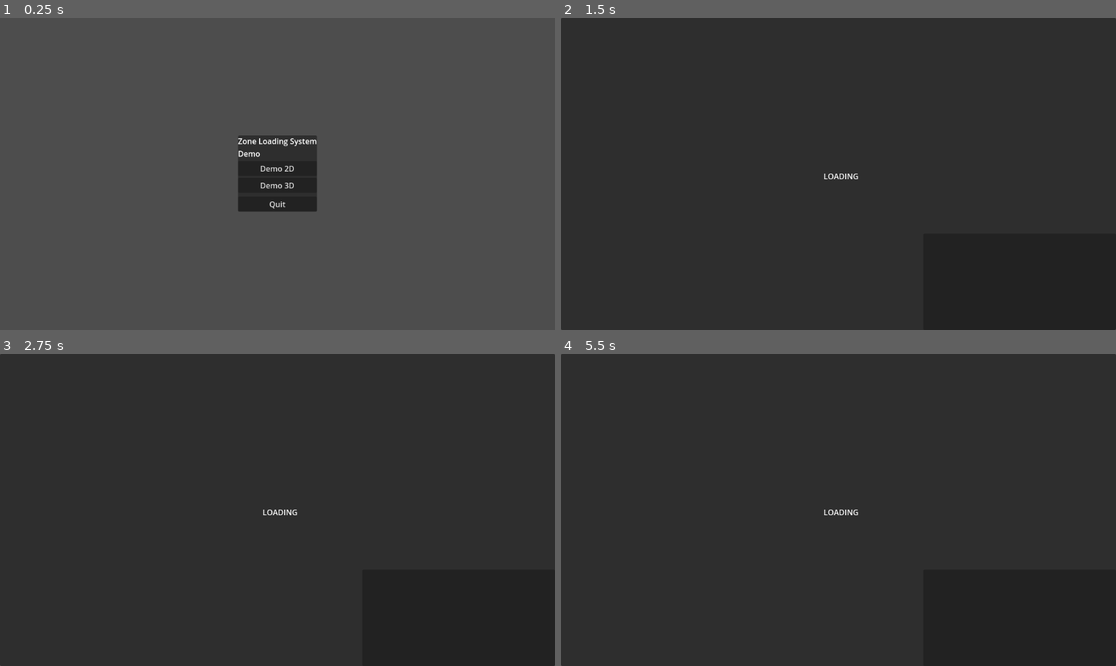
Above: before the commit, frames 1-4 (two rows, left to right).
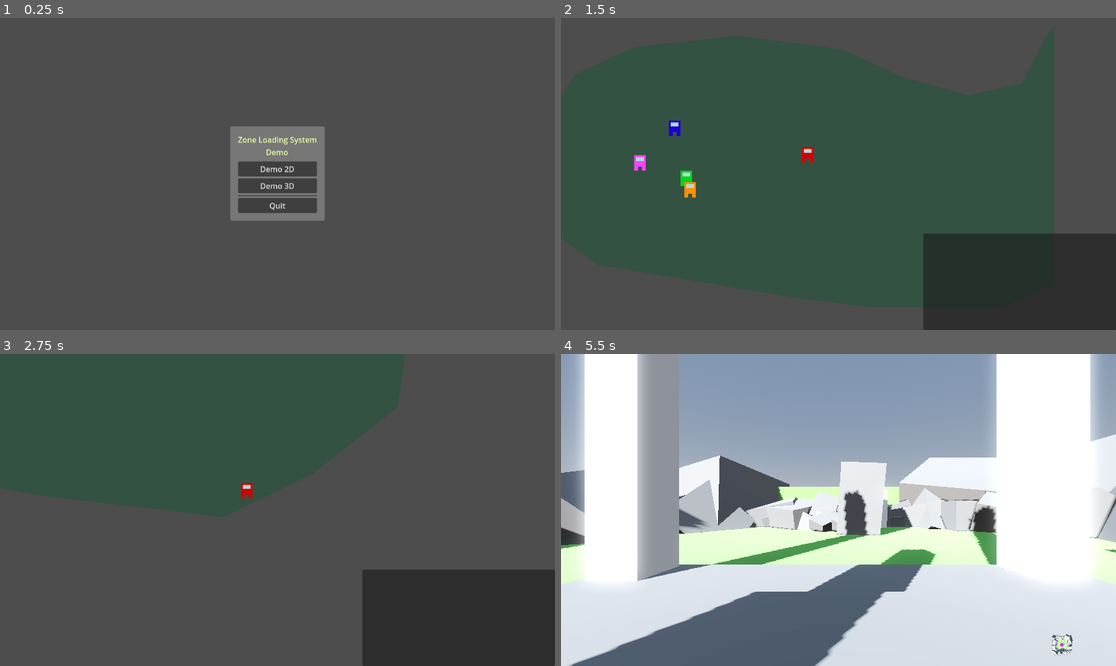
Above: after the commit, the same moments.

Repository: Yogoda/ZoneLoadingSystem
Game: Godot game, scene res://demo/menu.tscn
The game is run twice, just before and just after one commit, with the same random seed, the same clock (stepped at 60 frames per second) and the same inputs.
Inputs (mouse positions are in pixels of both pictures, inside the frame that each line leads up to):
- Up to frame 1 (0.25 s): no input
- Up to frame 2 (1.5 s): click "Demo 2D" at 0.5 s; tap Enter (ui_accept) at 1.25 s; move the mouse to (960, 158) at 1.27 s; hold Right (ui_right) from 1.28 s (still down); hold Shift from 1.28 s (still down)
- Up to frame 3 (2.75 s): tap Enter (ui_accept) at 1.52, 2.27 s; move the mouse to (166, 525) at 2.02 s; release Right (ui_right) at 2.03 s; release Shift at 2.03 s; hold Down (ui_down) from 2.03 s (still down); tap Shift at 2.1 s
- Up to frame 4 (5.5 s): move the mouse to (894, 441) at 2.77 s; release Down (ui_down) at 2.78 s; hold Right (ui_right) 2.78-3.53 s; hold Shift 2.78-3.53 s; move the mouse to (810, 572) at 3.52 s; hold Up (ui_up) 3.53-4.28 s; tap Shift at 3.6 s; tap Enter (ui_accept) at 3.77, 4.52 s; move the mouse to (1005, 556) at 4.27 s; hold Left (ui_left) 4.28-5 s; hold Shift 4.28-5 s; tap Escape at 4.9 s; click (838, 522) at 5 s, where only the run after the commit has a clickable "Demo 3D"

The runs differ from the first frame. In frame 1, 4.8% of the frame differs, in the area x 41-59%, y 34-66%; in frame 2, 89%; in frame 3, 89%; in frame 4, 99%, in the area x 0-100%, y 0-100%.
Error before the commit: Parse Error: Identifier "unused_parameter" not declared in the current scope. (res://scripts/world.gd:49)

Commit message:
update Demo 3D

Diff:
--- a/demo/3d/demo_3d.tscn
+++ b/demo/3d/demo_3d.tscn
@@ -33,7 +33,7 @@
 [node name="World3D" parent="." instance=ExtResource("1")]
 
 [node name="MiniMap" type="SubViewportContainer" parent="."]
-anchors_preset = 3
+layout_mode = 0
 anchor_left = 1.0
 anchor_top = 1.0
 anchor_right = 1.0
@@ -50,19 +50,19 @@
 render_target_update_mode = 4
 
 [node name="Camera3D" type="Camera3D" parent="MiniMap/SubViewport"]
-transform = Transform3D(1, 0, 0, 0, -1.62921e-07, 1, 0, -1, -1.62921e-07, 35.8958, 93.3085, -163.976)
+transform = Transform3D(1, 0, 0, 0, -1.62921e-07, 1, 0, -1, -1.62921e-07, 35.8958, 364.227, -163.976)
 projection = 1
 size = 585.91
 
 [node name="LoadingScreen" type="Panel" parent="."]
-anchors_preset = 15
+layout_mode = 0
 anchor_right = 1.0
 anchor_bottom = 1.0
 grow_horizontal = 2
 grow_vertical = 2
 
 [node name="Label" type="Label" parent="LoadingScreen"]
-anchors_preset = 8
+layout_mode = 0
 anchor_left = 0.5
 anchor_top = 0.5
 anchor_right = 0.5
--- a/demo/3d/player_3d.tscn
+++ b/demo/3d/player_3d.tscn
@@ -1,6 +1,4 @@
-[gd_scene load_steps=6 format=3 uid="uid://cbrbf8fobi4wj"]
-
-[ext_resource type="Environment" uid="uid://52a2cttutger" path="res://demo/3d/resources/environment.tres" id="1"]
+[gd_scene load_steps=7 format=3 uid="uid://cbrbf8fobi4wj"]
 
 [sub_resource type="GDScript" id="1"]
 script/source = "extends CharacterBody3D
@@ -72,6 +70,12 @@
 [sub_resource type="BoxShape3D" id="3"]
 size = Vector3(30.131, 38.3604, 32.0726)
 
+[sub_resource type="SphereMesh" id="SphereMesh_5gxgs"]
+
+[sub_resource type="StandardMaterial3D" id="StandardMaterial3D_fqo33"]
+shading_mode = 0
+albedo_color = Color(1, 0, 0.945098, 1)
+
 [node name="Player" type="CharacterBody3D"]
 transform = Transform3D(1, 0, 0, 0, 1, 0, 0, 0, 1, 0, 0.998517, 0)
 script = SubResource("1")
@@ -86,13 +90,19 @@
 [node name="Camera3D" type="Camera3D" parent="."]
 transform = Transform3D(1, 0, 0, 0, 1, 0, 0, 0, 1, 0, 1, 0)
 cull_mask = 1048573
-environment = ExtResource("1")
 current = true
 far = 8192.0
 
 [node name="ZoneTrigger" type="Area3D" parent="Camera3D"]
 collision_layer = 32768
-collision_mask = 32768
+collision_mask = 0
 
 [node name="CollisionShape3D" type="CollisionShape3D" parent="Camera3D/ZoneTrigger"]
 shape = SubResource("3")
+
+[node name="MapMarker" type="MeshInstance3D" parent="."]
+transform = Transform3D(20, 0, 0, 0, 20, 0, 0, 0, 20, 0, 20, 0)
+layers = 2
+cast_shadow = 0
+mesh = SubResource("SphereMesh_5gxgs")
+surface_material_override/0 = SubResource("StandardMaterial3D_fqo33")
--- a/demo/3d/world_3d.tscn
+++ b/demo/3d/world_3d.tscn
@@ -1,9 +1,22 @@
-[gd_scene load_steps=10 format=3 uid="uid://fcrncph26c2e"]
+[gd_scene load_steps=13 format=3 uid="uid://fcrncph26c2e"]
 
 [ext_resource type="Script" path="res://scripts/zone_loader.gd" id="2"]
 [ext_resource type="Script" path="res://scripts/world.gd" id="3"]
 [ext_resource type="PackedScene" uid="uid://cbrbf8fobi4wj" path="res://demo/3d/player_3d.tscn" id="4"]
 [ext_resource type="Script" path="res://scripts/zone.gd" id="5"]
+
+[sub_resource type="ProceduralSkyMaterial" id="ProceduralSkyMaterial_ab8fl"]
+sky_horizon_color = Color(0.64625, 0.65575, 0.67075, 1)
+ground_horizon_color = Color(0.64625, 0.65575, 0.67075, 1)
+
+[sub_resource type="Sky" id="Sky_41vfc"]
+sky_material = SubResource("ProceduralSkyMaterial_ab8fl")
+
+[sub_resource type="Environment" id="Environment_fcqca"]
+background_mode = 2
+sky = SubResource("Sky_41vfc")
+tonemap_mode = 2
+glow_enabled = true
 
 [sub_resource type="BoxShape3D" id="1"]
 size = Vector3(168.859, 175.044, 188.55)
@@ -26,6 +39,9 @@
 script = ExtResource("3")
 player_scene = ExtResource("4")
 starting_zone = "Zone01"
+
+[node name="WorldEnvironment" type="WorldEnvironment" parent="."]
+environment = SubResource("Environment_fcqca")
 
 [node name="DirectionalLight3D" type="DirectionalLight3D" parent="."]
 transform = Transform3D(0.742589, 0.498052, -0.447779, -0.258248, 0.829808, 0.494698, 0.617956, -0.251719, 0.744828, 0, 31.8574, 0)
--- a/demo/menu.tscn
+++ b/demo/menu.tscn
@@ -30,6 +30,27 @@
 	get_tree().quit()
 "
 
+[sub_resource type="StyleBoxFlat" id="StyleBoxFlat_7ns33"]
+content_margin_left = 16.0
+content_margin_top = 16.0
+content_margin_right = 16.0
+content_margin_bottom = 16.0
+bg_color = Color(0.466667, 0.466667, 0.466667, 1)
+corner_radius_top_left = 4
+corner_radius_top_right = 4
+corner_radius_bottom_right = 4
+corner_radius_bottom_left = 4
+
+[sub_resource type="StyleBoxFlat" id="StyleBoxFlat_yrhps"]
+content_margin_bottom = 4.0
+bg_color = Color(0.466667, 0.466667, 0.466667, 1)
+
+[sub_resource type="LabelSettings" id="LabelSettings_y5vab"]
+font_color = Color(0.886275, 1, 0.635294, 1)
+
+[sub_resource type="StyleBoxFlat" id="StyleBoxFlat_bo0gp"]
+bg_color = Color(0.247059, 0.247059, 0.247059, 1)
+
 [node name="Control" type="CenterContainer"]
 anchors_preset = 15
 anchor_right = 1.0
@@ -41,48 +62,37 @@
 script = SubResource("1")
 
 [node name="Panel" type="PanelContainer" parent="."]
-offset_left = 494.0
-offset_top = 243.0
-offset_right = 658.0
-offset_bottom = 404.0
+layout_mode = 2
+theme_override_styles/panel = SubResource("StyleBoxFlat_7ns33")
 
 [node name="VBoxContainer" type="VBoxContainer" parent="Panel"]
-offset_right = 164.0
-offset_bottom = 161.0
+layout_mode = 2
 
-[node name="MarginContainer" type="MarginContainer" parent="Panel/VBoxContainer"]
-offset_right = 164.0
-offset_bottom = 52.0
-
-[node name="Label" type="Label" parent="Panel/VBoxContainer/MarginContainer"]
-offset_right = 164.0
-offset_bottom = 52.0
+[node name="Title" type="Label" parent="Panel/VBoxContainer"]
+layout_mode = 2
+theme_override_styles/normal = SubResource("StyleBoxFlat_yrhps")
 text = "Zone Loading System
 Demo"
+label_settings = SubResource("LabelSettings_y5vab")
+horizontal_alignment = 1
 
-[node name="Demo2D" type="Button" parent="Panel/VBoxContainer"]
-offset_top = 56.0
-offset_right = 164.0
-offset_bottom = 87.0
+[node name="BtnDemo2D" type="Button" parent="Panel/VBoxContainer"]
+layout_mode = 2
 text = "Demo 2D"
 
-[node name="Demo3D" type="Button" parent="Panel/VBoxContainer"]
-offset_top = 91.0
-offset_right = 164.0
-offset_bottom = 122.0
+[node name="BtnDemo3D" type="Button" parent="Panel/VBoxContainer"]
+layout_mode = 2
 text = "Demo 3D"
 
-[node name="Separator" type="Panel" parent="Panel/VBoxContainer"]
-offset_top = 126.0
-offset_right = 164.0
-offset_bottom = 126.0
+[node name="Separator" type="PanelContainer" parent="Panel/VBoxContainer"]
+custom_minimum_size = Vector2(0, 2)
+layout_mode = 2
+theme_override_styles/panel = SubResource("StyleBoxFlat_bo0gp")
 
-[node name="Quit" type="Button" parent="Panel/VBoxContainer"]
-offset_top = 130.0
-offset_right = 164.0
-offset_bottom = 161.0
+[node name="BtnQuit" type="Button" parent="Panel/VBoxContainer"]
+layout_mode = 2
 text = "Quit"
 
-[connection signal="pressed" from="Panel/VBoxContainer/Demo2D" to="." method="_on_Demo2D_pressed"]
-[connection signal="pressed" from="Panel/VBoxContainer/Demo3D" to="." method="_on_Demo3D_pressed"]
-[connection signal="pressed" from="Panel/VBoxContainer/Quit" to="." method="_on_Exit_pressed"]
+[connection signal="pressed" from="Panel/VBoxContainer/BtnDemo2D" to="." method="_on_Demo2D_pressed"]
+[connection signal="pressed" from="Panel/VBoxContainer/BtnDemo3D" to="." method="_on_Demo3D_pressed"]
+[connection signal="pressed" from="Panel/VBoxContainer/BtnQuit" to="." method="_on_Exit_pressed"]
--- a/project.godot
+++ b/project.godot
@@ -7,16 +7,6 @@
 ;   param=value ; assign values to parameters
 
 config_version=5
-
-_global_script_classes=[{
-"base": "Node",
-"class": &"ZoneLoader",
-"language": &"GDScript",
-"path": "res://scripts/zone_loader.gd"
-}]
-_global_script_class_icons={
-"ZoneLoader": ""
-}
 
 [application]
 
@@ -38,27 +28,27 @@
 
 move_left={
 "deadzone": 0.5,
-"events": [Object(InputEventKey,"resource_local_to_scene":false,"resource_name":"","device":0,"window_id":0,"alt_pressed":false,"shift_pressed":false,"ctrl_pressed":false,"meta_pressed":false,"pressed":false,"keycode":65,"physical_keycode":0,"unicode":0,"echo":false,"script":null)
+"events": [Object(InputEventKey,"resource_local_to_scene":false,"resource_name":"","device":0,"window_id":0,"alt_pressed":false,"shift_pressed":false,"ctrl_pressed":false,"meta_pressed":false,"pressed":false,"keycode":65,"physical_keycode":0,"key_label":0,"unicode":0,"echo":false,"script":null)
 ]
 }
 move_right={
 "deadzone": 0.5,
-"events": [Object(InputEventKey,"resource_local_to_scene":false,"resource_name":"","device":0,"window_id":0,"alt_pressed":false,"shift_pressed":false,"ctrl_pressed":false,"meta_pressed":false,"pressed":false,"keycode":68,"physical_keycode":0,"unicode":0,"echo":false,"script":null)
+"events": [Object(InputEventKey,"resource_local_to_scene":false,"resource_name":"","device":0,"window_id":0,"alt_pressed":false,"shift_pressed":false,"ctrl_pressed":false,"meta_pressed":false,"pressed":false,"keycode":68,"physical_keycode":0,"key_label":0,"unicode":0,"echo":false,"script":null)
 ]
 }
 move_forward={
 "deadzone": 0.5,
-"events": [Object(InputEventKey,"resource_local_to_scene":false,"resource_name":"","device":0,"window_id":0,"alt_pressed":false,"shift_pressed":false,"ctrl_pressed":false,"meta_pressed":false,"pressed":false,"keycode":87,"physical_keycode":0,"unicode":0,"echo":false,"script":null)
+"events": [Object(InputEventKey,"resource_local_to_scene":false,"resource_name":"","device":0,"window_id":0,"alt_pressed":false,"shift_pressed":false,"ctrl_pressed":false,"meta_pressed":false,"pressed":false,"keycode":87,"physical_keycode":0,"key_label":0,"unicode":0,"echo":false,"script":null)
 ]
 }
 move_backward={
 "deadzone": 0.5,
-"events": [Object(InputEventKey,"resource_local_to_scene":false,"resource_name":"","device":0,"window_id":0,"alt_pressed":false,"shift_pressed":false,"ctrl_pressed":false,"meta_pressed":false,"pressed":false,"keycode":83,"physical_keycode":0,"unicode":0,"echo":false,"script":null)
+"events": [Object(InputEventKey,"resource_local_to_scene":false,"resource_name":"","device":0,"window_id":0,"alt_pressed":false,"shift_pressed":false,"ctrl_pressed":false,"meta_pressed":false,"pressed":false,"keycode":83,"physical_keycode":0,"key_label":0,"unicode":0,"echo":false,"script":null)
 ]
 }
 jump={
 "deadzone": 0.5,
-"events": [Object(InputEventKey,"resource_local_to_scene":false,"resource_name":"","device":0,"window_id":0,"alt_pressed":false,"shift_pressed":false,"ctrl_pressed":false,"meta_pressed":false,"pressed":false,"keycode":32,"physical_keycode":0,"unicode":0,"echo":false,"script":null)
+"events": [Object(InputEventKey,"resource_local_to_scene":false,"resource_name":"","device":0,"window_id":0,"alt_pressed":false,"shift_pressed":false,"ctrl_pressed":false,"meta_pressed":false,"pressed":false,"keycode":32,"physical_keycode":0,"key_label":0,"unicode":0,"echo":false,"script":null)
 ]
 }
 
--- a/scripts/world.gd
+++ b/scripts/world.gd
@@ -46,8 +46,7 @@
 
 
 #called when the initial first area has finished loading and is attached to the tree
-@warning_ignore(unused_parameter)
-func _on_first_zone_attached(zone_id):
+func _on_first_zone_attached(_zone_id):
 
 	#get player spawn checked the map
 	var player_spawn = get_tree().get_nodes_in_group(GROUP_PLAYER_SPAWN)[0]
@@ -65,15 +64,13 @@
 	emit_signal("world_loaded")
 
 #load zone data here
-@warning_ignore(unused_parameter)
-func _on_zone_loaded(zone_id, zone_node):
+func _on_zone_loaded(_zone_id, _zone_node):
 
 	pass
 #	print("zone loaded ", zone_id)
 
 #save zone data here
-@warning_ignore(unused_parameter)
-func _on_zone_about_to_unload(zone_id, zone_node):
+func _on_zone_about_to_unload(_zone_id, _zone_node):
 
 	pass
 #	print("zone unloaded ", zone_id)
--- a/scripts/zone_loader.gd
+++ b/scripts/zone_loader.gd
@@ -32,8 +32,8 @@
 
 		if zone.get("zone_id") != null:
 
-			var err = zone.connect("zone_entered",Callable(self,"_on_zone_entered"))
-			err = zone.connect("zone_exited",Callable(self,"_on_zone_exited"))
+			zone.connect("zone_entered",Callable(self,"_on_zone_entered"))
+			zone.connect("zone_exited",Callable(self,"_on_zone_exited"))
 
 	if show_debug:
 		BackgroundLoader.show_debug = true
Not shown: 1 places in demo/menu.tscn that only renumber resources
Not shown, changed: .gitignore
